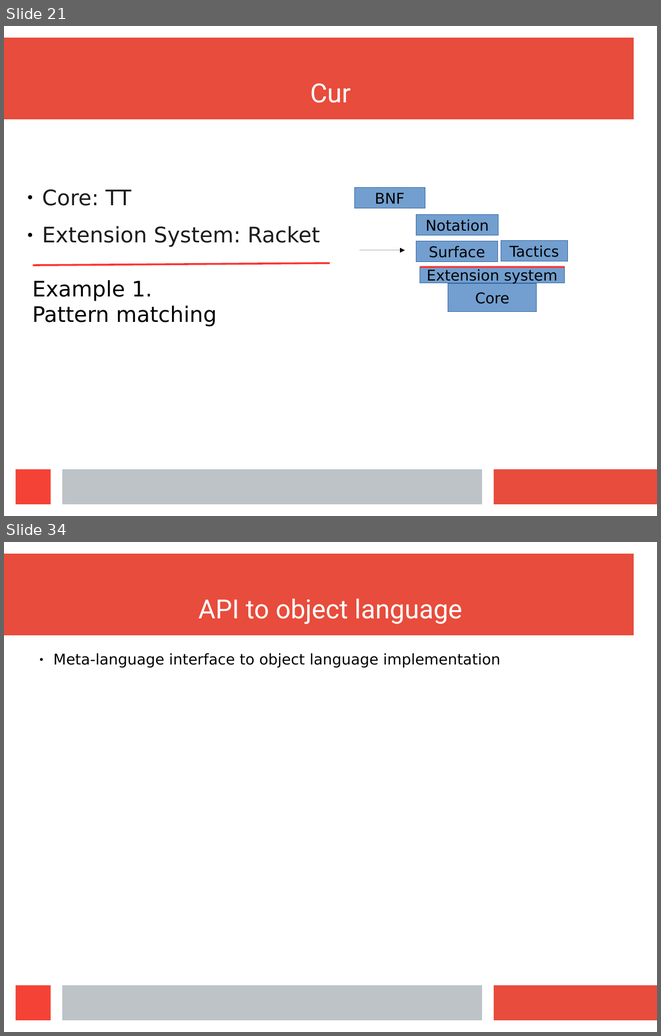
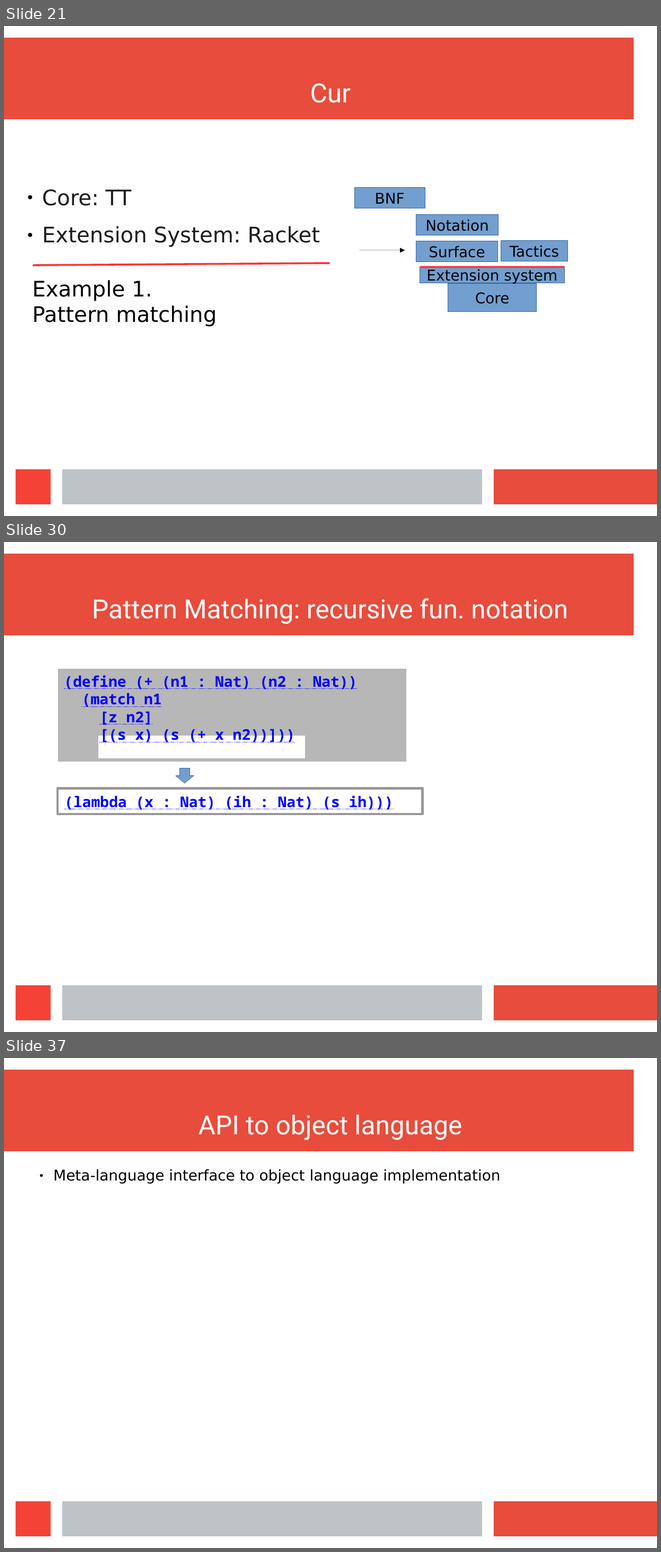
Before and after one commit to wilbowma/cur, a slide deck: hope-2016/slides.odp. Shown one above the other, each under a label of ours: slides 21 and 34 before the commit, slides 21, 30 and 37 after it; the slides between them are not shown. The pictures are 661x1036 and 661x1552 pixels, drawn with LibreOffice and Linux fonts; fonts in the diff are those of the drawing. Boxes give left, top, right and bottom in pixels: in the first picture for what was removed or moved away, otherwise in the second. Text is boxed around its words. In the diff, an @@ line names an element or a change of style, - is before the commit and + after.

Commit message:
Finished match example

```diff
--- a/hope-2016/slides.odp
+++ b/hope-2016/slides.odp
@@ slide 30 added at [4, 542, 657, 1032], background #FFFFFF; not listed: 4 template elements that a slide beside it also shows @@
@@ title added at [92, 598, 568, 624], 32 pt, text #FFFFFF @@
+Pattern Matching: recursive fun. notation
@@ freeform shape added at [59, 669, 406, 761], fill #999999 at 70% opacity, outline #B2B2B2 0 pt @@
@@ text added at [64, 675, 358, 744], 18 pt, text #0000FF, bold, underline @@
+(define (+ (n1 : Nat) (n2 : Nat))
+(match n1
+[z n2]
+[(s x) (s (+ x n2))]))
@@ down arrow added at [176, 768, 194, 783], fill #729FCF, outline #3465A4 0 pt @@
@@ rectangle added at [58, 788, 422, 814], outline #999999 3 pt, 18 pt, text #0000FF, bold, underline @@
+(lambda (x : Nat) (ih : Nat) (s ih)))
@@ what was slide 34 is now slide 37 @@
```
Also in this commit, not shown: 16 slides changed, 4 other slides added, 9 slides removed.
